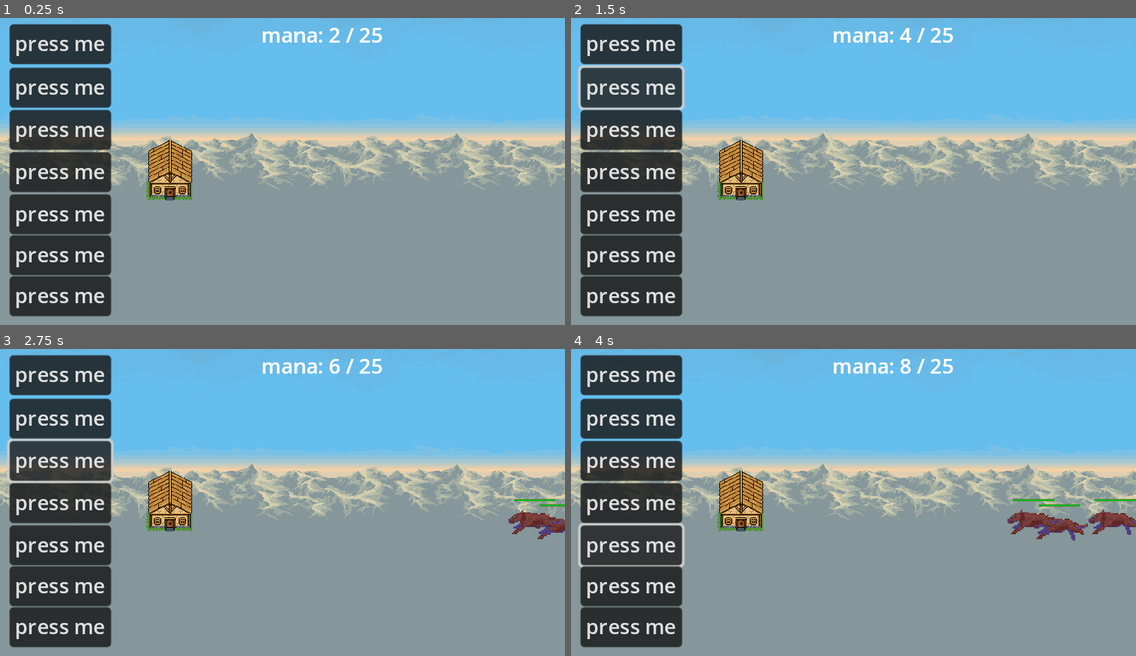
Above: before the commit, frames 1-4 (two rows, left to right).
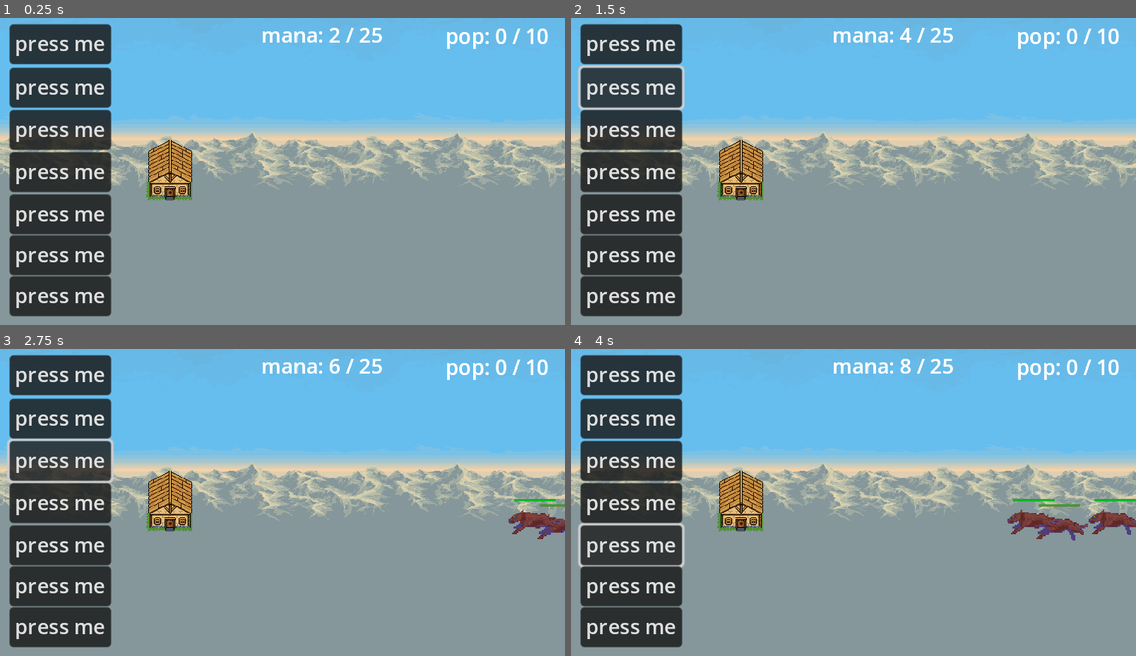
Above: after the commit, the same moments.

Repository: dpcks9677/Project_YEC
Game: Godot game, scene res://scenes/stage/stage_1.tscn
Same seed, same stepped clock (60 frames per second), same inputs: the game is played once before the commit and once after it.
Inputs:
- Up to frame 1 (0.25 s): no input
- Up to frame 2 (1.5 s): click "press me" at 0.5 s; click "press me" at 1.25 s
- Up to frame 3 (2.75 s): click "press me" at 2 s
- Up to frame 4 (4 s): click "press me" at 2.75 s; click "press me" at 3.5 s

The runs differ from the first frame. In frame 1, 0.3% of the frame differs, in the area x 79-97%, y 3-11%; in frame 2, 0.3%; in frame 3, 0.3%; in frame 4, 0.3%.

Commit message:
hud 재구성 및 인구 시스템 구현
* HUD에 몰려있던 기능들을 하위노드로 분산시키고 서로 통신하도록 재구성함.

* unitSummoner에 인구 시스템 구현.

Diff:
--- a/scenes/hud.tscn
+++ b/scenes/hud.tscn
@@ -1,15 +1,17 @@
-[gd_scene load_steps=2 format=3 uid="uid://cgqrwgbhcpkd3"]
+[gd_scene load_steps=4 format=3 uid="uid://cgqrwgbhcpkd3"]
 
-[ext_resource type="Script" path="res://scripts/hud.gd" id="1_kg7ub"]
+[ext_resource type="Script" path="res://scripts/unitSummoner.gd" id="2_72s3t"]
+[ext_resource type="Script" path="res://scripts/manaUI.gd" id="3_mg34p"]
+[ext_resource type="Script" path="res://scripts/populationUI.gd" id="3_snkth"]
 
 [node name="HUD" type="CanvasLayer"]
-script = ExtResource("1_kg7ub")
 
 [node name="unitSummoner" type="Control" parent="."]
 layout_mode = 3
 anchors_preset = 0
 offset_right = 40.0
 offset_bottom = 40.0
+script = ExtResource("2_72s3t")
 
 [node name="slot_1" type="Button" parent="unitSummoner"]
 layout_mode = 1
@@ -141,6 +143,7 @@
 anchors_preset = 0
 offset_right = 40.0
 offset_bottom = 40.0
+script = ExtResource("3_mg34p")
 
 [node name="manaLabel" type="Label" parent="manaUI"]
 layout_mode = 0
@@ -150,5 +153,20 @@
 offset_bottom = 25.0
 text = "this is mana"
 
-[connection signal="button_up" from="unitSummoner/slot_1" to="." method="_on_slot_1_button_up"]
-[connection signal="button_up" from="unitSummoner/slot_2" to="." method="_on_slot_2_button_up"]
+[node name="populationUI" type="Control" parent="."]
+layout_mode = 3
+anchors_preset = 0
+offset_right = 40.0
+offset_bottom = 40.0
+script = ExtResource("3_snkth")
+
+[node name="populationLabel" type="Label" parent="populationUI"]
+layout_mode = 0
+offset_left = 347.0
+offset_top = 3.0
+offset_right = 427.0
+offset_bottom = 26.0
+text = "this is pop"
+
+[connection signal="button_up" from="unitSummoner/slot_1" to="unitSummoner" method="_on_slot_1_button_up"]
+[connection signal="button_up" from="unitSummoner/slot_2" to="unitSummoner" method="_on_slot_2_button_up"]
--- /dev/null
+++ b/scripts/manaUI.gd
@@ -0,0 +1,15 @@
+extends Control
+
+#resourceHandler 형식 선언
+@export var rsc : resourceHandler
+
+# Called when the node enters the scene tree for the first time.
+func _ready():
+	rsc = get_tree().get_root().get_node("stage1").get_node("resourceHandler")
+
+func _process(delta):
+	displayMana()
+
+#manaUI 관련 스크립트
+func displayMana():
+	get_node("manaLabel").text = str("mana: ", rsc.current_mana, " / ", rsc.max_mana)
--- /dev/null
+++ b/scripts/populationUI.gd
@@ -0,0 +1,12 @@
+extends Control
+
+@export var rsc : resourceHandler
+
+func _ready():
+	rsc = get_tree().get_root().get_node("stage1").get_node("resourceHandler")
+
+func _process(delta):
+	displayPopulation()
+
+func displayPopulation():
+	get_node("populationLabel").text = str("pop: ", rsc.population, " / ", rsc.population_lv * 10)
--- a/scripts/resourceHandler.gd
+++ b/scripts/resourceHandler.gd
@@ -15,23 +15,24 @@
 #인구 수
 @export var population_lv : int
 @export var population : int
+@export var isPopulationFull : bool
 
 func _ready():
 	#고정 값 대신 stage 별 기본 정보들을 참조해서 불러올 수 있도록 설계하기
 
 	#마나
 	mana_lv = 1
-	max_mana = 25
-	regen_mana = 2
+	max_mana = 25 #최대 마나량 공식 만들기
+	regen_mana = 2 #리젠 마나량 공식 만들기
 	current_mana = 0
 
 	#공격력
 	atk_lv = 1
-	atk_multiplier = 1.0
+	atk_multiplier = 1.0 #공격력 공식 만들기
 
 	#인구 수
 	population_lv = 1
-	population = 10
+	population = 0
 
 func _process(delta):
 	atkHandler()
@@ -59,4 +60,7 @@
 
 #인구수에 관한 기능들을 처리
 func populationHandler():
-	pass
+	if population >= population_lv * 10:
+		isPopulationFull = true
+	else:
+		isPopulationFull = false
--- a/scripts/hud.gd
+++ b/scripts/unitSummoner.gd
@@ -1,4 +1,4 @@
-extends CanvasLayer
+extends Control
 
 #유닛 씬 형식 선언
 @export var slot_1 : PackedScene
@@ -21,36 +21,35 @@
 	rsc = get_tree().get_root().get_node("stage1").get_node("resourceHandler")
 
 func _process(delta):
-	displayMana()
+	pass
 
-#unitSommoner 관련 스크립트
 func spawn(unit):
 	#인스턴스화 먼저 (정보 얻어와야 함)
 	var target = unit.instantiate()
 
-	#마나 여부 확인
-	#이유를 모르겠으나 mana를 조회하면 계속 0으로 나와서 _status.mana로 접근해야 원하는 대로 동작함.
-	if target.get_node("engageComponent")._status.mana > rsc.current_mana:
-		print("no mana")
-	else:
-		print(target.get_node("engageComponent").mana)
-		#마나 지불
-		rsc.current_mana -= target.get_node("engageComponent")._status.mana
+	if rsc.isPopulationFull == true: #인구 수 확인
+		print("no space")
+	else: #마나 여부 확인 / 이유를 모르겠으나 mana를 조회하면 계속 0으로 나와서 _status.mana로 접근해야 원하는 대로 동작함.
+		if target.get_node("engageComponent")._status.mana > rsc.current_mana:
+			print("no mana")
+		else:
+			print(target.get_node("engageComponent").mana)
+			#마나 지불
+			rsc.current_mana -= target.get_node("engageComponent")._status.mana
 
-		#좌표 설정
-		target.position.x = 0
-		target.position.y = 360
+			#좌표 설정
+			target.position.x = 0
+			target.position.y = 360
 
-		#stage1 씬에 노드 추가
-		get_tree().get_root().get_node("stage1").add_child(target)
-		print("spawned")
+			#stage1 씬에 노드 추가
+			get_tree().get_root().get_node("stage1").add_child(target)
+			print("spawned")
+
+			#인구수 1 증가
+			rsc.population += 1
 
 func _on_slot_1_button_up():
 	spawn(slot_1)
 
 func _on_slot_2_button_up():
 	spawn(slot_2)
-
-#manaUI 관련 스크립트
-func displayMana():
-	get_node("manaUI").get_node("manaLabel").text = str("mana: ", rsc.current_mana, " / ", rsc.max_mana)
